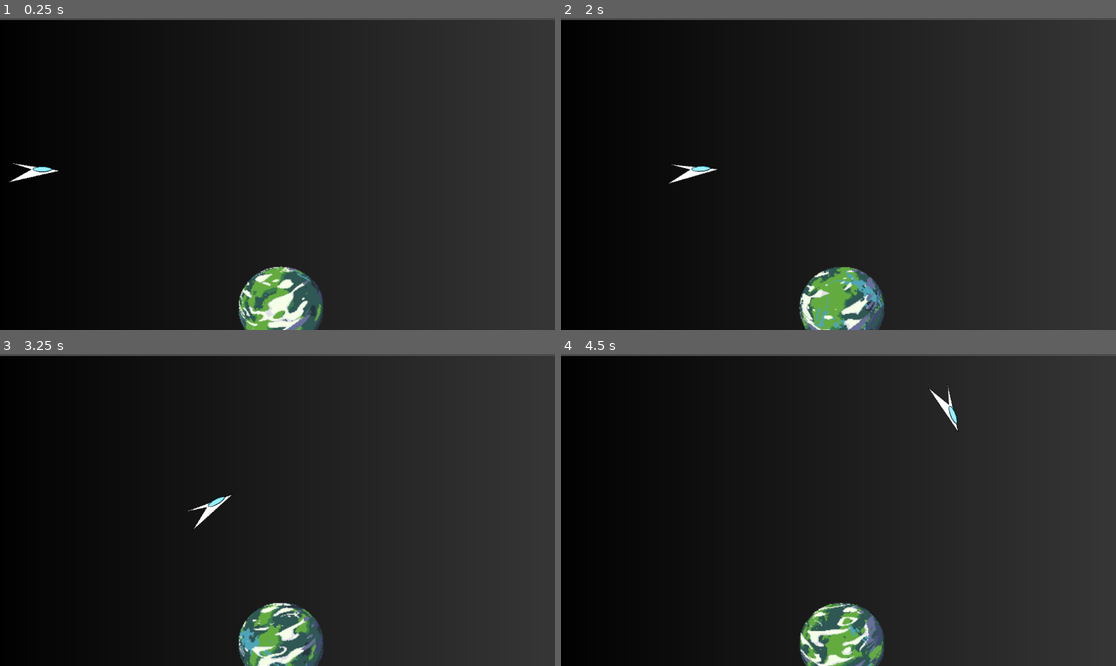
Above: before the commit, frames 1-4 (two rows, left to right).
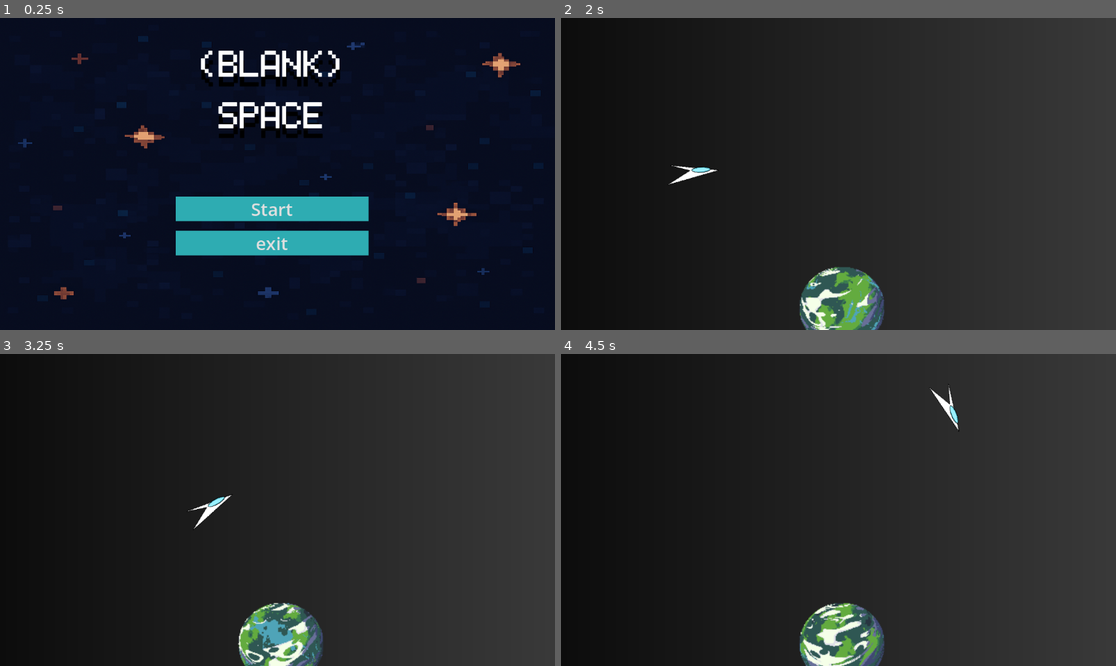
Above: after the commit, the same moments.

Repository: adamsutan/project-space-game
Game: Godot game, scene res://main menu.tscn
Two runs of this game, one before a commit and one after it. Both use one fixed random seed, a clock stepped at 60 frames per second and the inputs below. Before the commit the project starts from res://flying test.tscn.
Inputs (mouse positions are in pixels of both pictures, inside the frame that each line leads up to):
- Up to frame 1 (0.25 s): no input
- Up to frame 2 (2 s): click (832, 208) at 0.5 s, where only the run after the commit has a clickable "Start"; move the mouse to (960, 158) at 1.27 s; hold D (strafe_right) from 1.28 s (still down); hold Shift (boost) from 1.28 s (still down)
- Up to frame 3 (3.25 s): move the mouse to (166, 525) at 2.02 s; release D (strafe_right) at 2.03 s; release Shift (boost) at 2.03 s; hold Space (brake) 2.03-2.78 s; tap Shift (boost) at 2.1 s; move the mouse to (333, 441) at 2.77 s; hold D (strafe_right) from 2.78 s (still down); hold Shift (boost) from 2.78 s (still down)
- Up to frame 4 (4.5 s): move the mouse to (810, 572) at 3.52 s; release D (strafe_right) at 3.53 s; release Shift (boost) at 3.53 s; hold W (thrust_forward) 3.53-4.28 s; tap Shift (boost) at 3.6 s; move the mouse to (1005, 556) at 4.27 s; hold A (strafe_left) from 4.28 s (still down); hold Shift (boost) from 4.28 s (still down)

The runs differ from the first frame. In frame 1, 67% of the frame differs, in the area x 0-100%, y 0-100%; in frame 2, 2.8%; in frame 3, 2.7%; in frame 4, 2.8%.

Commit message:
added main menu

Diff:
--- a/flying test.tscn
+++ b/flying test.tscn
@@ -422,6 +422,6 @@
 
 [node name="Sprite2D" type="Sprite2D" parent="."]
 z_index = -4096
-position = Vector2(618, 334)
-scale = Vector2(5.11719, 659.5)
+position = Vector2(443.5001, 345.50003)
+scale = Vector2(5.988282, 983.0001)
 texture = SubResource("GradientTexture1D_bmdv0")
--- /dev/null
+++ b/main menu.tscn
@@ -0,0 +1,104 @@
+[gd_scene load_steps=9 format=3 uid="uid://cqhu50u4oup51"]
+
+[ext_resource type="Texture2D" uid="uid://dchrjejia28h5" path="res://pixelated empty spac.png" id="1_bajiw"]
+[ext_resource type="Script" uid="uid://bo3mb7u5wv8id" path="res://main_menu.gd" id="1_f0j1r"]
+[ext_resource type="FontFile" uid="uid://bvo7dvdt04100" path="res://LcdSolid-VPzB.ttf" id="2_f0j1r"]
+
+[sub_resource type="StyleBoxTexture" id="StyleBoxTexture_qqwyt"]
+texture = ExtResource("1_bajiw")
+
+[sub_resource type="StyleBoxFlat" id="StyleBoxFlat_0tb1q"]
+bg_color = Color(0.18186945, 0.6767491, 0.69872993, 1)
+
+[sub_resource type="StyleBoxFlat" id="StyleBoxFlat_bajiw"]
+bg_color = Color(0.29219002, 0.29219005, 0.29218993, 1)
+
+[sub_resource type="StyleBoxFlat" id="StyleBoxFlat_f0j1r"]
+content_margin_left = 4.0
+content_margin_top = 4.0
+content_margin_right = 4.0
+content_margin_bottom = 4.0
+bg_color = Color(0.11964653, 0.48864603, 0.5031756, 1)
+corner_radius_top_left = 3
+corner_radius_top_right = 3
+corner_radius_bottom_right = 3
+corner_radius_bottom_left = 3
+corner_detail = 5
+
+[sub_resource type="StyleBoxEmpty" id="StyleBoxEmpty_iv0vr"]
+
+[node name="main menu" type="Control"]
+layout_mode = 3
+anchors_preset = 15
+anchor_right = 1.0
+anchor_bottom = 1.0
+grow_horizontal = 2
+grow_vertical = 2
+script = ExtResource("1_f0j1r")
+
+[node name="Panel" type="Panel" parent="."]
+layout_mode = 1
+anchors_preset = 15
+anchor_right = 1.0
+anchor_bottom = 1.0
+grow_horizontal = 2
+grow_vertical = 2
+theme_override_styles/panel = SubResource("StyleBoxTexture_qqwyt")
+
+[node name="Label" type="Label" parent="."]
+layout_mode = 1
+anchors_preset = 5
+anchor_left = 0.5
+anchor_right = 0.5
+offset_left = -311.0
+offset_top = 12.0
+offset_right = 280.0
+offset_bottom = 297.0
+grow_horizontal = 2
+theme_override_colors/font_color = Color(1, 1, 1, 1)
+theme_override_colors/font_shadow_color = Color(0, 0, 0, 1)
+theme_override_constants/line_spacing = 34
+theme_override_constants/shadow_offset_y = 20
+theme_override_fonts/font = ExtResource("2_f0j1r")
+theme_override_font_sizes/font_size = 72
+text = "(BLANK)
+SPACE"
+horizontal_alignment = 1
+vertical_alignment = 1
+
+[node name="VBoxContainer" type="VBoxContainer" parent="."]
+layout_mode = 1
+anchors_preset = 7
+anchor_left = 0.5
+anchor_top = 1.0
+anchor_right = 0.5
+anchor_bottom = 1.0
+offset_left = -211.0
+offset_top = -325.0
+offset_right = 189.0
+offset_bottom = -107.0
+grow_horizontal = 2
+grow_vertical = 0
+theme_override_constants/separation = 20
+alignment = 1
+
+[node name="start button" type="Button" parent="VBoxContainer"]
+layout_mode = 2
+theme_override_font_sizes/font_size = 37
+theme_override_styles/normal = SubResource("StyleBoxFlat_0tb1q")
+theme_override_styles/pressed = SubResource("StyleBoxFlat_bajiw")
+theme_override_styles/hover = SubResource("StyleBoxFlat_f0j1r")
+theme_override_styles/focus = SubResource("StyleBoxEmpty_iv0vr")
+text = "Start"
+
+[node name="start button2" type="Button" parent="VBoxContainer"]
+layout_mode = 2
+theme_override_font_sizes/font_size = 37
+theme_override_styles/normal = SubResource("StyleBoxFlat_0tb1q")
+theme_override_styles/pressed = SubResource("StyleBoxFlat_bajiw")
+theme_override_styles/hover = SubResource("StyleBoxFlat_f0j1r")
+theme_override_styles/focus = SubResource("StyleBoxEmpty_iv0vr")
+text = "exit"
+
+[connection signal="pressed" from="VBoxContainer/start button" to="." method="_on_start_button_pressed"]
+[connection signal="pressed" from="VBoxContainer/start button2" to="." method="_on_exit_button_pressed"]
--- /dev/null
+++ b/main_menu.gd
@@ -0,0 +1,9 @@
+extends Control
+
+
+func _on_start_button_pressed() -> void:
+	get_tree().change_scene_to_file("res://flying test.tscn")
+
+
+func _on_exit_button_pressed() -> void:
+	get_tree().quit()
--- a/project.godot
+++ b/project.godot
@@ -11,7 +11,7 @@
 [application]
 
 config/name="project space travel"
-run/main_scene="uid://bevqeemaas5oi"
+run/main_scene="uid://cqhu50u4oup51"
 config/features=PackedStringArray("4.5", "Mobile")
 config/icon="res://icon.svg"
 
--- /dev/null
+++ b/start_button.gd
@@ -0,0 +1,10 @@
+extends Button
+
+
+func start_on_pressed() -> void:
+	pass # Replace with function body.
+
+
+
+func exit_on_pressed() -> void:
+	pass # Replace with function body.
--- /dev/null
+++ b/start_button_2.gd
@@ -0,0 +1 @@
+extends Button
Binary file added: LcdSolid-VPzB.ttf
Not shown, added: LcdSolid-VPzB.ttf.import
Not shown, added: main_menu.gd.uid
Binary file added: pixelated empty spac.png
Not shown, added: pixelated empty spac.png.import
Not shown, added: start_button.gd.uid
Not shown, added: start_button_2.gd.uid
